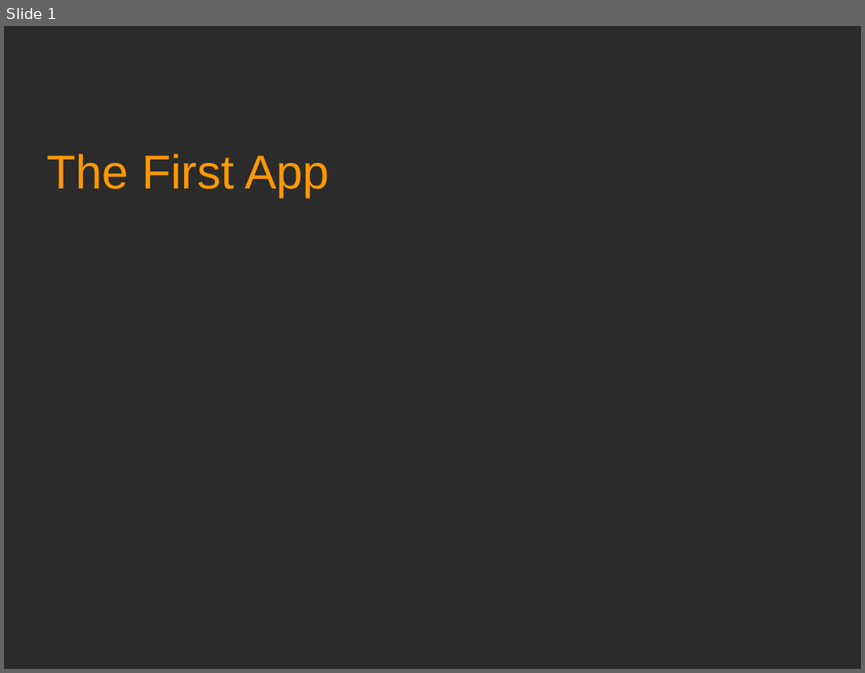
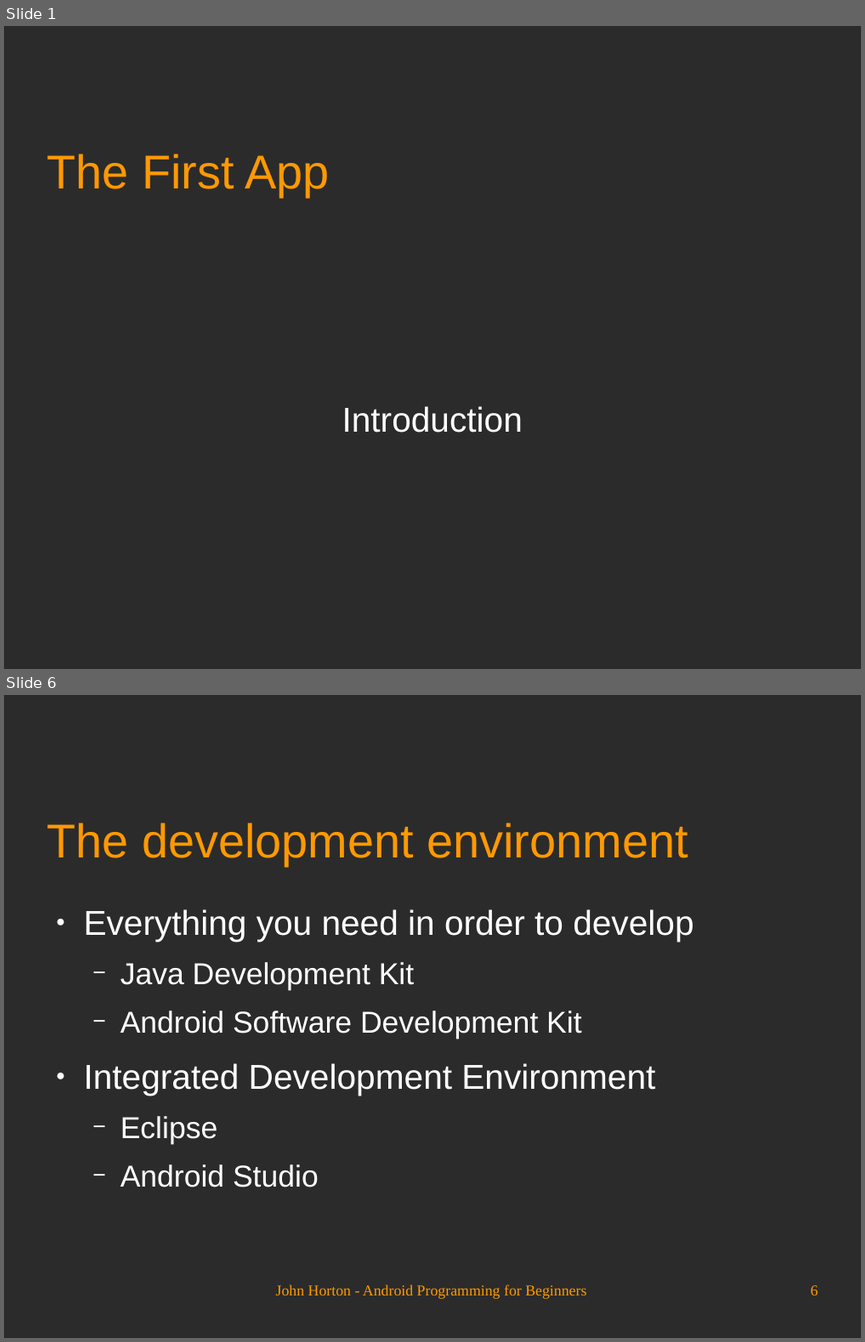
Before and after one commit to Academy-Soft-Intellect/Android-Programming-for-Beginners, a slide deck: 01_The_First_App.odp. Shown one above the other, each under a label of ours: slide 1 before the commit, slides 1 and 6 after it; the slides between them are not shown. The pictures are 865x673 and 865x1342 pixels, drawn with LibreOffice and Linux fonts; fonts in the diff are those of the drawing; background and template pictures are left out; a plain dark background stands for a picture behind light text. Boxes give left, top, right and bottom in pixels: in the first picture for what was removed or moved away, otherwise in the second. Text is boxed around its words. In the diff, an @@ line names an element or a change of style, - is before the commit and + after.

```diff
--- a/01_The_First_App.odp
+++ b/01_The_First_App.odp
@@ slide 6 added at (4,695,861,1338), background picture (left out) @@
@@ title added at (46,823,687,866), 44 pt, text #FF9900 @@
+The development environment
@@ text added at (84,909,693,1187), 28 pt, text #FFFFFF @@
+● Everything you need in order to develop
+  − Java Development Kit
+  − Android Software Development Kit
+● Integrated Development Environment
+  − Eclipse
+  − Android Studio
@@ text added at (276,1284,586,1299), 14 pt, text #FF9900 @@
+John Horton - Android Programming for Beginners
@@ page number added at (811,1285,818,1295), 14 pt, text #FF9900 @@
+6
@@ slide 1 changed as well @@
@@ subtitle added at (342,406,522,432), 32 pt, text #FFFFFF @@
+Introduction
```
Also in this commit, not shown: 1 other slide changed, 22 other slides added.
